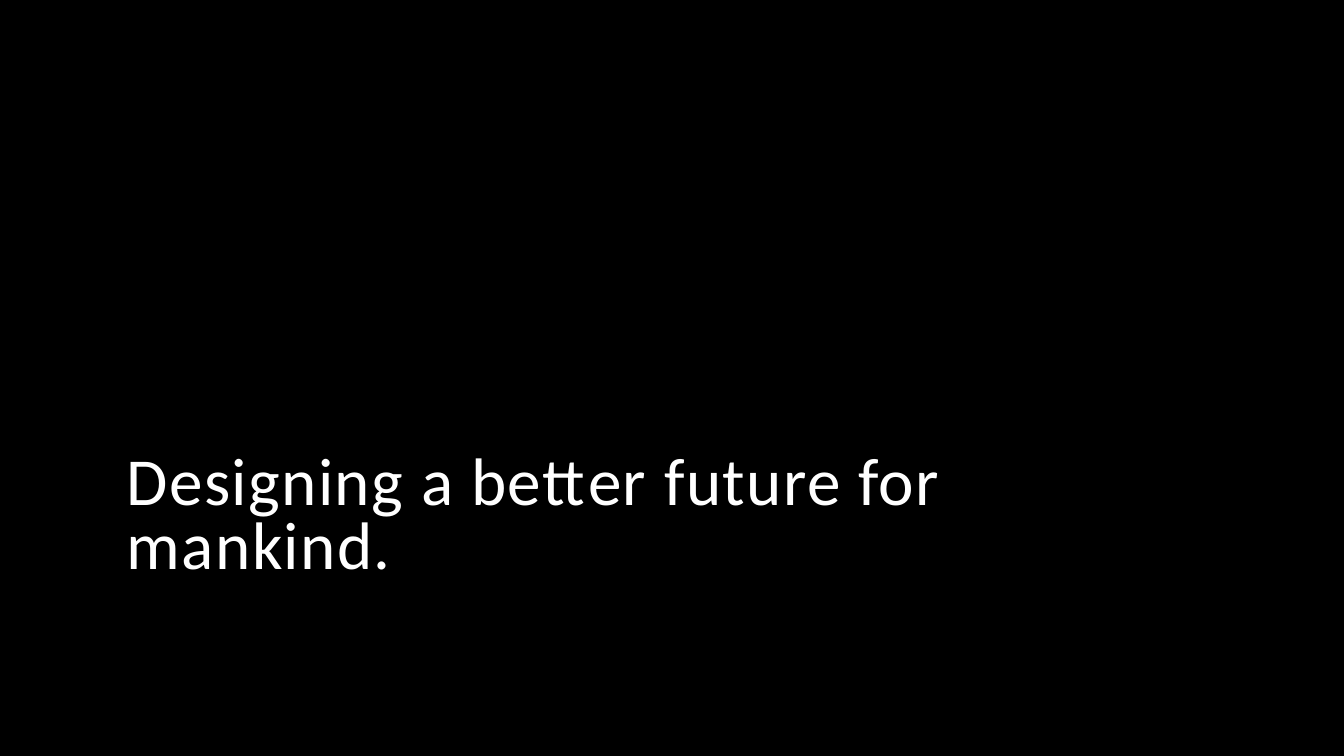
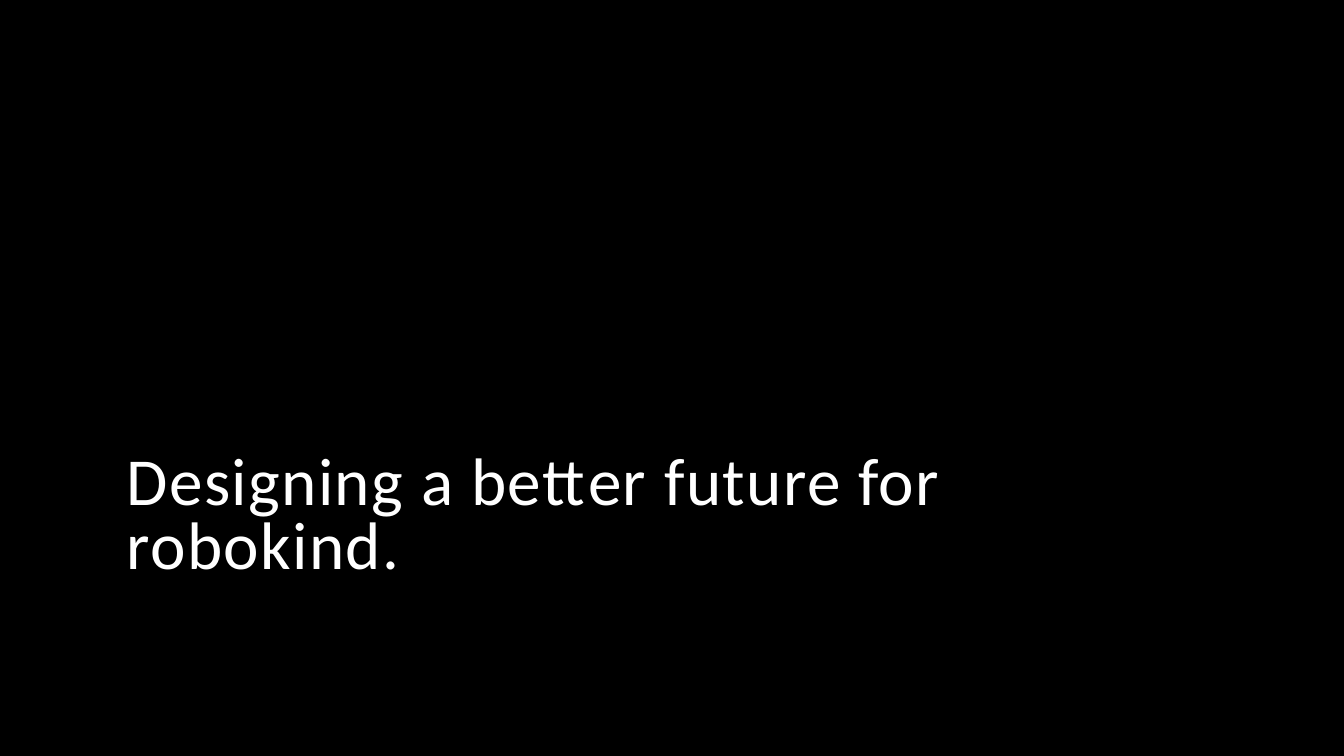
Before and after one commit to colonelCasey94/ECE372Final, a slide deck: slide 2 of Preluminary Design Report.pptx. Drawn at 1344x756 pixels with LibreOffice and Linux fonts; fonts in the diff are those of the drawing; background and template pictures are left out. Boxes give left, top, right and bottom in pixels: in the first picture for what was removed or moved away, otherwise in the second. Text is boxed around its words. In the diff, an @@ line names an element or a change of style, - is before the commit and + after.

```diff
--- a/Preluminary Design Report.pptx
+++ b/Preluminary Design Report.pptx
@@ title at bbox=[127, 458, 939, 570]: text changed @@
-Designing a better future for mankind.
+Designing a better future for robokind.
```
Also in this commit, not shown: 2 other slides changed.
